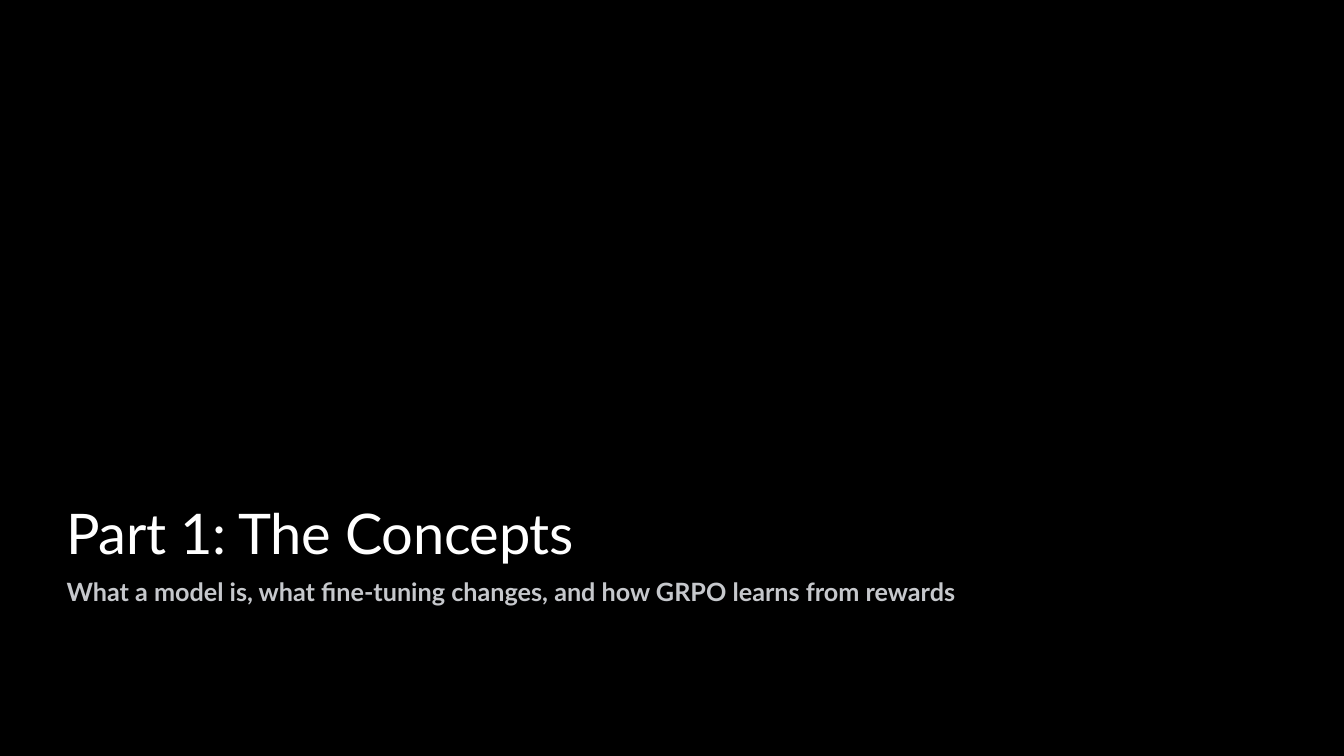
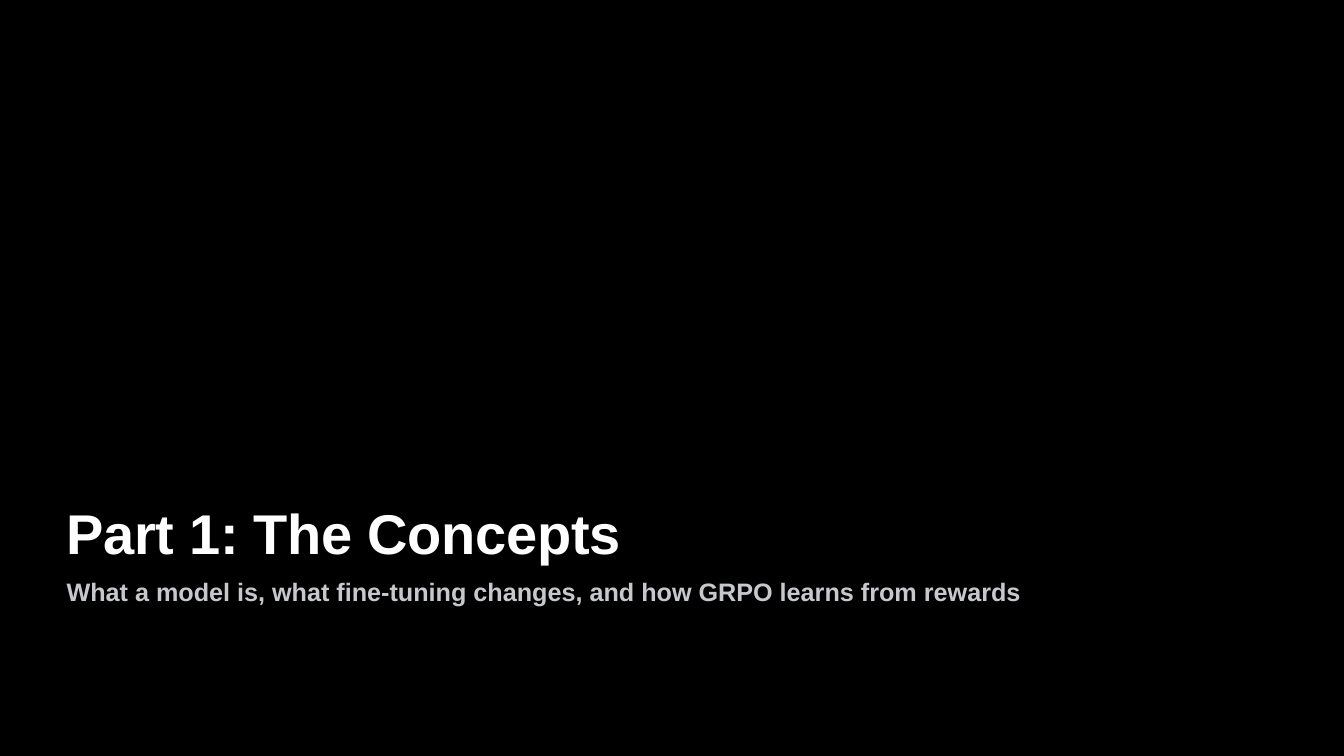
Before and after one commit to TwelveNights/Unsloth-RL-Workshop-on-Radeon, a slide deck: slide 5 of docs/AMD-Unsloth-GRPO-Fine-tuning1.pptx (slide 4 before the commit). Drawn at 1344x756 pixels with LibreOffice and Linux fonts; fonts in the diff are those of the drawing; background and template pictures are left out. Boxes give left, top, right and bottom in pixels: in the first picture for what was removed or moved away, otherwise in the second. Text is boxed around its words. In the diff, an @@ line names an element or a change of style, - is before the commit and + after.

```diff
--- a/docs/AMD-Unsloth-GRPO-Fine-tuning1.pptx
+++ b/docs/AMD-Unsloth-GRPO-Fine-tuning1.pptx
@@ title "Part 1: The Concepts" at (x1=67, y1=513, x2=621, y2=564): font Lato to Arial, bold on @@
@@ text "What a model is, what ..." at (x1=67, y1=582, x2=1021, y2=607): font Lato to Arial @@
```
Also in this commit, not shown: 17 other slides changed, 1 slide added, 1 other file.
